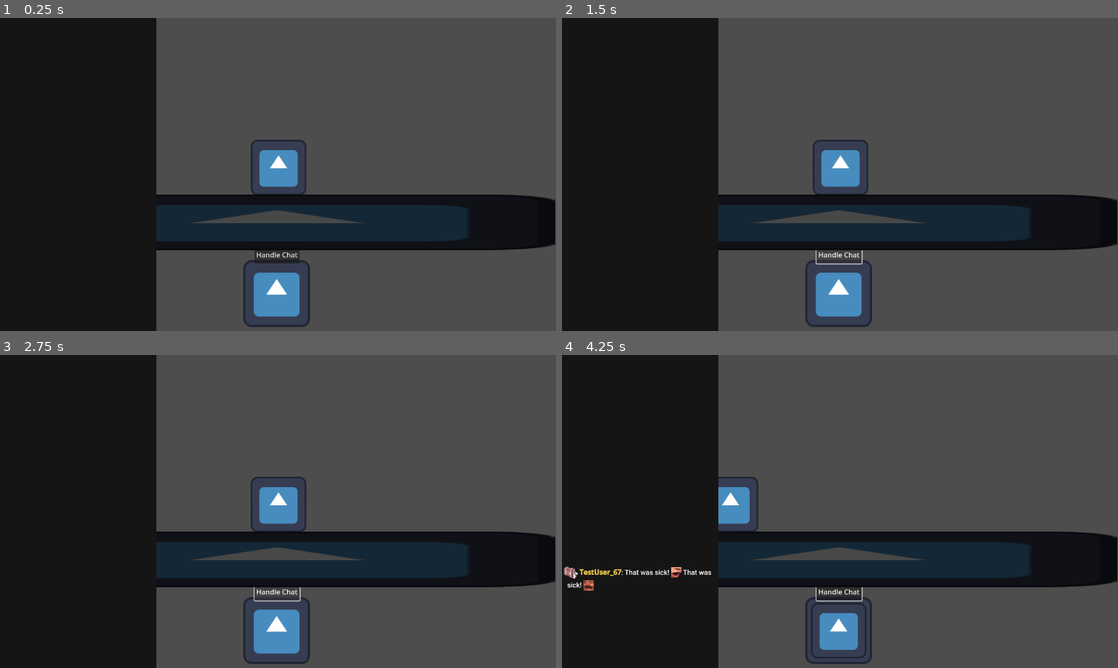
Above: before the commit, frames 1-4 (two rows, left to right).
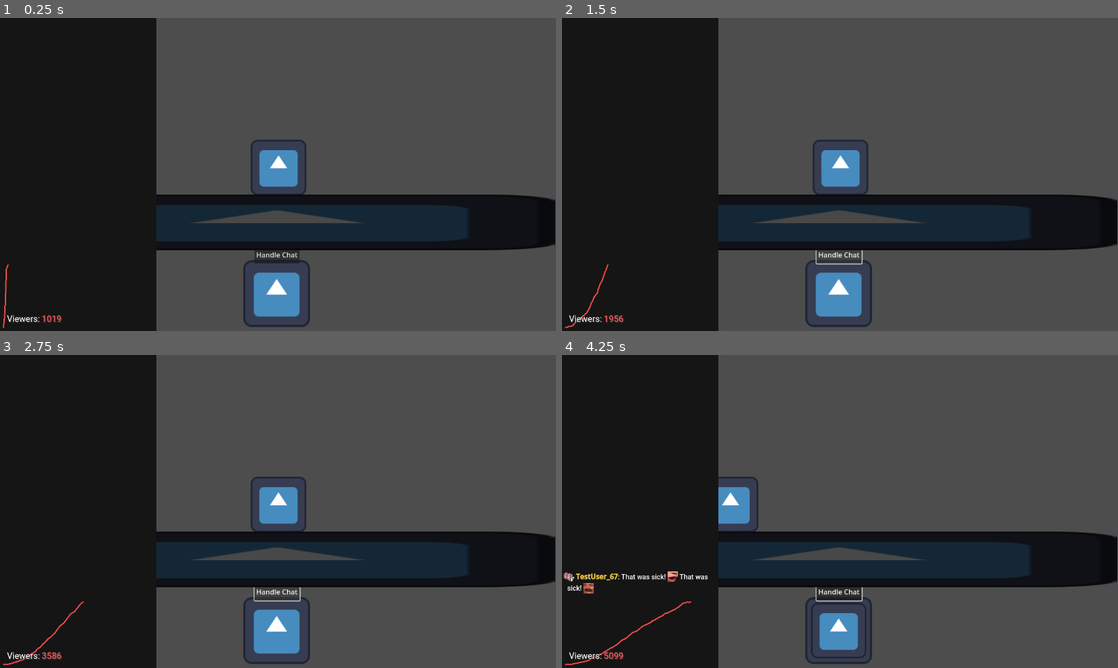
Above: after the commit, the same moments.

Repository: MetRiko/NeuroJam2023
Game: Godot game, scene res://src/Root.tscn
Two runs of this game, one before a commit and one after it. Both use one fixed random seed, a clock stepped at 60 frames per second and the inputs below. The engine's default icon, where the game draws it, is replaced by a stand-in: a white triangle on a blue panel in a dark square.
Inputs (mouse positions are in pixels of both pictures, inside the frame that each line leads up to):
- Up to frame 1 (0.25 s): no input
- Up to frame 2 (1.5 s): click "Handle Chat" at 0.5 s; click "Handle Chat" at 1.25 s
- Up to frame 3 (2.75 s): click "Handle Chat" at 2 s
- Up to frame 4 (4.25 s): tap Enter at 2.75 s; move the mouse to (962, 495) at 2.77 s; click (962, 495) at 2.85 s; tap Space at 3.5 s; move the mouse to (728, 527) at 3.52 s; tap 1 at 3.6 s

The runs differ from the first frame. In frame 1, 0.2% of the frame differs, in the area x 0-12%, y 78-100%; in frame 2, 0.2%; in frame 3, 0.2%; in frame 4, 1.0%, in the area x 0-27%, y 67-100%.

Commit message:
Add viewership logic base and viewership chart

Diff:
--- a/src/Root.tscn
+++ b/src/Root.tscn
@@ -4,5 +4,7 @@
 
 [node name="Root" type="Node"]
 
-[node name="World" parent="." node_paths=PackedStringArray("chat_logic") instance=ExtResource("1_t1pn0")]
+[node name="World" parent="." node_paths=PackedStringArray("chat_logic", "neuro_logic", "viewership_logic") instance=ExtResource("1_t1pn0")]
 chat_logic = NodePath("Logic/ChatLogic")
+neuro_logic = NodePath("Logic/NeuroLogic")
+viewership_logic = NodePath("Logic/ViewershipLogic")
--- a/src/World.gd
+++ b/src/World.gd
@@ -2,6 +2,14 @@
 class_name World
 
 @export var chat_logic : ChatLogic
+@export var neuro_logic : NeuroLogic
+@export var viewership_logic : ViewershipLogic
 
 func get_chat_logic() -> ChatLogic:
 	return chat_logic
+
+func get_neuro_logic() -> NeuroLogic:
+	return neuro_logic
+
+func get_viewership_logic() -> ViewershipLogic:
+	return viewership_logic
--- a/src/World.tscn
+++ b/src/World.tscn
@@ -1,14 +1,17 @@
-[gd_scene load_steps=5 format=3 uid="uid://2deuujkaeb54"]
+[gd_scene load_steps=7 format=3 uid="uid://2deuujkaeb54"]
 
 [ext_resource type="Script" path="res://src/logic/ChatLogic.gd" id="1_akn28"]
 [ext_resource type="PackedScene" uid="uid://bqc1xtpj2h1c5" path="res://src/side_bar/SideBar.tscn" id="1_cuiif"]
 [ext_resource type="Script" path="res://src/World.gd" id="1_ta7mb"]
 [ext_resource type="PackedScene" uid="uid://brk8apg1ijq2o" path="res://src/level/Level.tscn" id="2_dyt3k"]
 [ext_resource type="Script" path="res://src/logic/NeuroLogic.gd" id="2_jjnbv"]
+[ext_resource type="Script" path="res://src/logic/ViewershipLogic.gd" id="4_q44ob"]
 
-[node name="World" type="Node2D" node_paths=PackedStringArray("chat_logic")]
+[node name="World" type="Node2D" node_paths=PackedStringArray("chat_logic", "neuro_logic", "viewership_logic")]
 script = ExtResource("1_ta7mb")
 chat_logic = NodePath("Logic/ChatLogic")
+neuro_logic = NodePath("Logic/NeuroLogic")
+viewership_logic = NodePath("Logic/ViewershipLogic")
 
 [node name="Logic" type="Node" parent="."]
 
@@ -17,6 +20,13 @@
 
 [node name="NeuroLogic" type="Node" parent="Logic"]
 script = ExtResource("2_jjnbv")
+
+[node name="ViewershipLogic" type="Node" parent="Logic"]
+script = ExtResource("4_q44ob")
+
+[node name="Timer" type="Timer" parent="Logic/ViewershipLogic"]
+wait_time = 0.05
+autostart = true
 
 [node name="Level" parent="." instance=ExtResource("2_dyt3k")]
 
@@ -34,4 +44,3 @@
 [node name="SideBar" parent="Hud/Content" instance=ExtResource("1_cuiif")]
 layout_mode = 1
 offset_right = 360.0
-mouse_filter = 2
--- /dev/null
+++ b/src/logic/ViewershipLogic.gd
@@ -0,0 +1,28 @@
+extends Node
+class_name ViewershipLogic
+
+signal viewership_changed(new_viewership : int)
+
+var current_viewership := 1000
+var stream_time := 0.0
+
+func _ready():
+	$Timer.timeout.connect(_on_timer_timeout)
+
+func _process(delta):
+	stream_time += delta
+
+func _on_timer_timeout():
+	_update_viewership()
+
+func _update_viewership():
+	var delta_vierwership := sin(stream_time * 0.5)
+	delta_vierwership *= randi_range(10, 100)
+
+	var delta_vierwership_2 := sin(stream_time * 1.0)
+	delta_vierwership_2 *= randi_range(1, 50)
+
+	current_viewership += delta_vierwership + delta_vierwership_2
+	print(current_viewership, ' <-', int(delta_vierwership), ' & ', int(delta_vierwership_2))
+
+	viewership_changed.emit(current_viewership)
--- a/src/side_bar/SideBar.tscn
+++ b/src/side_bar/SideBar.tscn
@@ -1,7 +1,8 @@
-[gd_scene load_steps=3 format=3 uid="uid://bqc1xtpj2h1c5"]
+[gd_scene load_steps=4 format=3 uid="uid://bqc1xtpj2h1c5"]
 
 [ext_resource type="Script" path="res://src/side_bar/SideBar.gd" id="1_3gsed"]
 [ext_resource type="PackedScene" uid="uid://dkehmxi1kf4bd" path="res://src/side_bar/chat/Chat.tscn" id="2_fmrj4"]
+[ext_resource type="PackedScene" uid="uid://d272w8hun51dq" path="res://src/side_bar/viewership_chart/ViewershipChart.tscn" id="3_4rln7"]
 
 [node name="SideBar" type="Control"]
 custom_minimum_size = Vector2(360, 0)
@@ -28,11 +29,14 @@
 anchor_bottom = 1.0
 grow_horizontal = 2
 grow_vertical = 2
+theme_override_constants/separation = 0
 
 [node name="Chat" parent="Container" node_paths=PackedStringArray("chat_list") instance=ExtResource("2_fmrj4")]
 layout_mode = 2
 chat_list = NodePath("ChatList")
 
-[node name="Viewership" type="Control" parent="Container"]
-custom_minimum_size = Vector2(0, 160)
+[node name="ViewershipChart" parent="Container" node_paths=PackedStringArray("line_rect", "line", "viewers_amount_label") instance=ExtResource("3_4rln7")]
 layout_mode = 2
+line_rect = NodePath("LineContainer/LineRect")
+line = NodePath("LineContainer/LineRect/ViewsLine")
+viewers_amount_label = NodePath("ViewersContainer/ViewersAmountLabel")
--- a/src/side_bar/chat/Chat.tscn
+++ b/src/side_bar/chat/Chat.tscn
@@ -22,7 +22,7 @@
 offset_top = -2880.0
 grow_horizontal = 2
 grow_vertical = 0
-theme_override_constants/separation = 0
+theme_override_constants/separation = -12
 alignment = 2
 
 [node name="ChatEntry" parent="ChatList" node_paths=PackedStringArray("label", "badge") instance=ExtResource("2_hpbxb")]
--- a/src/side_bar/chat/ChatEntry.gd
+++ b/src/side_bar/chat/ChatEntry.gd
@@ -9,7 +9,7 @@
 	badge.visible = has_badge
 	if has_badge:
 		badge.texture = Database.user_badges[chat_entry.user_data.badge]
-	var indent_text := "       " if has_badge else ""
+	var indent_text := "     " if has_badge else ""
 
 	var msg_content := " ".join(chat_entry.content.map(func(c): return c.get_text()))
 	var color_str := chat_entry.user_data.color.to_html(false)
--- a/src/side_bar/chat/ChatEntry.tscn
+++ b/src/side_bar/chat/ChatEntry.tscn
@@ -19,7 +19,7 @@
 layout_mode = 2
 
 [node name="Header" type="HBoxContainer" parent="Content"]
-custom_minimum_size = Vector2(0, 32)
+custom_minimum_size = Vector2(0, 24)
 layout_mode = 2
 size_flags_horizontal = 0
 size_flags_vertical = 0
@@ -38,16 +38,18 @@
 [node name="TextContent" type="MarginContainer" parent="Content"]
 layout_mode = 2
 theme_override_constants/margin_left = 8
-theme_override_constants/margin_top = 4
+theme_override_constants/margin_top = 0
 theme_override_constants/margin_right = 8
 theme_override_constants/margin_bottom = 4
 
 [node name="RichTextLabel" type="RichTextLabel" parent="Content/TextContent"]
 layout_mode = 2
-theme_override_constants/line_separation = 6
+theme_override_constants/line_separation = 3
 theme_override_fonts/normal_font = ExtResource("3_6tria")
+theme_override_font_sizes/normal_font_size = 16
+theme_override_font_sizes/bold_font_size = 16
 bbcode_enabled = true
-text = "       [b]SuperChater[/b] : I love you Neuro!"
+text = "     [b]SuperChater[/b] : I love you Neuro!"
 fit_content = true
 scroll_active = false
 tab_size = 8
--- /dev/null
+++ b/src/side_bar/viewership_chart/ViewershipChart.gd
@@ -0,0 +1,60 @@
+extends Control
+
+@export var line_rect : ColorRect
+@export var line : Line2D
+@export var viewers_amount_label : Label
+
+const max_points_count := 100
+var viewership_list : Array[int] = []
+var viewership_start_idx := 0
+
+func get_left_side_point() -> Vector2:
+	var rect := line_rect.get_rect()
+	return rect.size * Vector2(0.0, 0.5)
+
+func get_right_side_point() -> Vector2:
+	var rect := line_rect.get_rect()
+	return rect.size * Vector2(1.0, 0.5)
+
+func _ready():
+	viewers_amount_label.text = str(0)
+	Game.get_viewership_logic().viewership_changed.connect(_on_viewership_changed)
+
+func _on_viewership_changed(viewership : int) -> void:
+	push_viewership(viewership)
+	_update_chart()
+	viewers_amount_label.text = str(viewership)
+
+func push_viewership(viewership : int) -> void:
+	if viewership_list.size() < max_points_count:
+		viewership_list.append(viewership)
+	else:
+		viewership_list[viewership_start_idx] = viewership
+		viewership_start_idx = (viewership_start_idx + 1) % max_points_count
+
+func _update_chart():
+	var new_points : Array[Vector2] = []
+	if viewership_list.size() > 1:
+
+		var left_point := get_left_side_point()
+		var right_point := get_right_side_point()
+		print(line_rect.get_rect().size.x)
+
+		var points_count := viewership_list.size()
+		var max_viewership : int = viewership_list.max()
+		var min_viewership : int = viewership_list.min()
+		var y_axis_max := line_rect.get_rect().size.y
+
+		for i : int in points_count:
+			var idx := (i + viewership_start_idx) % max_points_count
+			var viewership := viewership_list[idx]
+			var horizontal_factor := float(i) / (max_points_count - 1)
+
+			var point := left_point.lerp(right_point, horizontal_factor)
+
+			var vertical_factor := inverse_lerp(min_viewership, max_viewership, viewership)
+			point.y -= (vertical_factor - 0.5) * y_axis_max
+
+			new_points.append(point)
+
+	line.points = new_points
--- /dev/null
+++ b/src/side_bar/viewership_chart/ViewershipChart.tscn
@@ -0,0 +1,70 @@
+[gd_scene load_steps=4 format=3 uid="uid://d272w8hun51dq"]
+
+[ext_resource type="Script" path="res://src/side_bar/viewership_chart/ViewershipChart.gd" id="1_8nq12"]
+[ext_resource type="FontFile" uid="uid://cv2ue6pdqjeqw" path="res://res/fonts/Roboto-Regular.ttf" id="2_u856j"]
+[ext_resource type="FontFile" uid="uid://ov35bo0r5tah" path="res://res/fonts/Roboto-Medium.ttf" id="3_1x3ir"]
+
+[node name="ViewershipChart" type="Control" node_paths=PackedStringArray("line_rect", "line", "viewers_amount_label")]
+custom_minimum_size = Vector2(0, 160)
+layout_mode = 3
+anchors_preset = 0
+script = ExtResource("1_8nq12")
+line_rect = NodePath("LineContainer/LineRect")
+line = NodePath("LineContainer/LineRect/ViewsLine")
+viewers_amount_label = NodePath("ViewersContainer/ViewersAmountLabel")
+
+[node name="LineContainer" type="MarginContainer" parent="."]
+layout_mode = 1
+anchors_preset = 15
+anchor_right = 1.0
+anchor_bottom = 1.0
+grow_horizontal = 2
+grow_vertical = 2
+theme_override_constants/margin_left = 8
+theme_override_constants/margin_top = 8
+theme_override_constants/margin_right = 8
+theme_override_constants/margin_bottom = 8
+
+[node name="LineRect" type="ColorRect" parent="LineContainer"]
+layout_mode = 2
+color = Color(0.101961, 0.0470588, 0.0470588, 0)
+
+[node name="ViewsLine" type="Line2D" parent="LineContainer/LineRect"]
+points = PackedVector2Array(10, 6, 65, 56, 236, 88, 310, 58, 344, 61)
+width = 3.0
+default_color = Color(0.93913, 0.293989, 0.293989, 1)
+joint_mode = 2
+begin_cap_mode = 2
+end_cap_mode = 2
+round_precision = 3
+antialiased = true
+
+[node name="ViewersContainer" type="HBoxContainer" parent="."]
+layout_mode = 1
+anchors_preset = 2
+anchor_top = 1.0
+anchor_bottom = 1.0
+offset_left = 16.0
+offset_top = -48.0
+offset_right = 82.0
+offset_bottom = -8.0
+grow_vertical = 0
+
+[node name="Label" type="Label" parent="ViewersContainer"]
+layout_mode = 2
+theme_override_colors/font_shadow_color = Color(0.186957, 0.186957, 0.186957, 1)
+theme_override_constants/shadow_offset_x = 2
+theme_override_constants/shadow_offset_y = 2
+theme_override_fonts/font = ExtResource("2_u856j")
+theme_override_font_sizes/font_size = 20
+text = "Viewers:"
+
+[node name="ViewersAmountLabel" type="Label" parent="ViewersContainer"]
+layout_mode = 2
+theme_override_colors/font_color = Color(0.96087, 0.342571, 0.342571, 1)
+theme_override_colors/font_shadow_color = Color(0.186957, 0.186957, 0.186957, 1)
+theme_override_constants/shadow_offset_x = 2
+theme_override_constants/shadow_offset_y = 2
+theme_override_fonts/font = ExtResource("3_1x3ir")
+theme_override_font_sizes/font_size = 20
+text = "1242"
--- a/src/singletons/Game.gd
+++ b/src/singletons/Game.gd
@@ -4,7 +4,10 @@
 @onready var world : World = root.get_node("World")
 
 func get_neuro_logic() -> NeuroLogic:
-	return root.get_node("World/Logic/NeuroLogic")
+	return world.get_neuro_logic()
 
 func get_chat_logic() -> ChatLogic:
 	return world.get_chat_logic()
+
+func get_viewership_logic() -> ViewershipLogic:
+	return world.get_viewership_logic()
